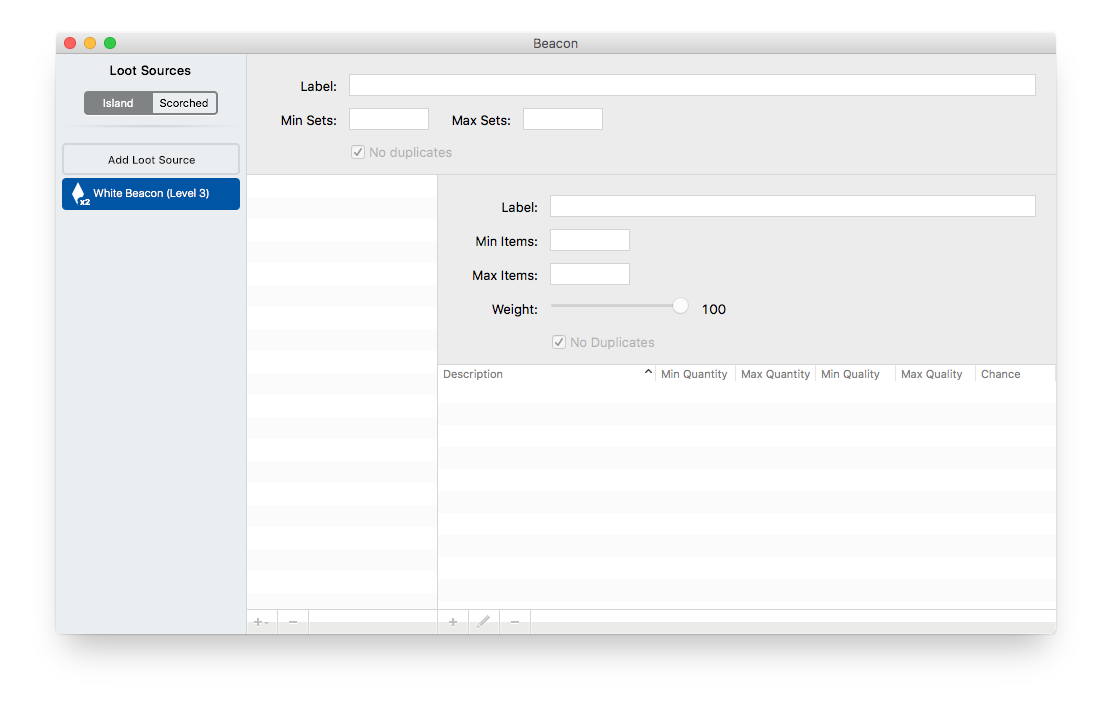
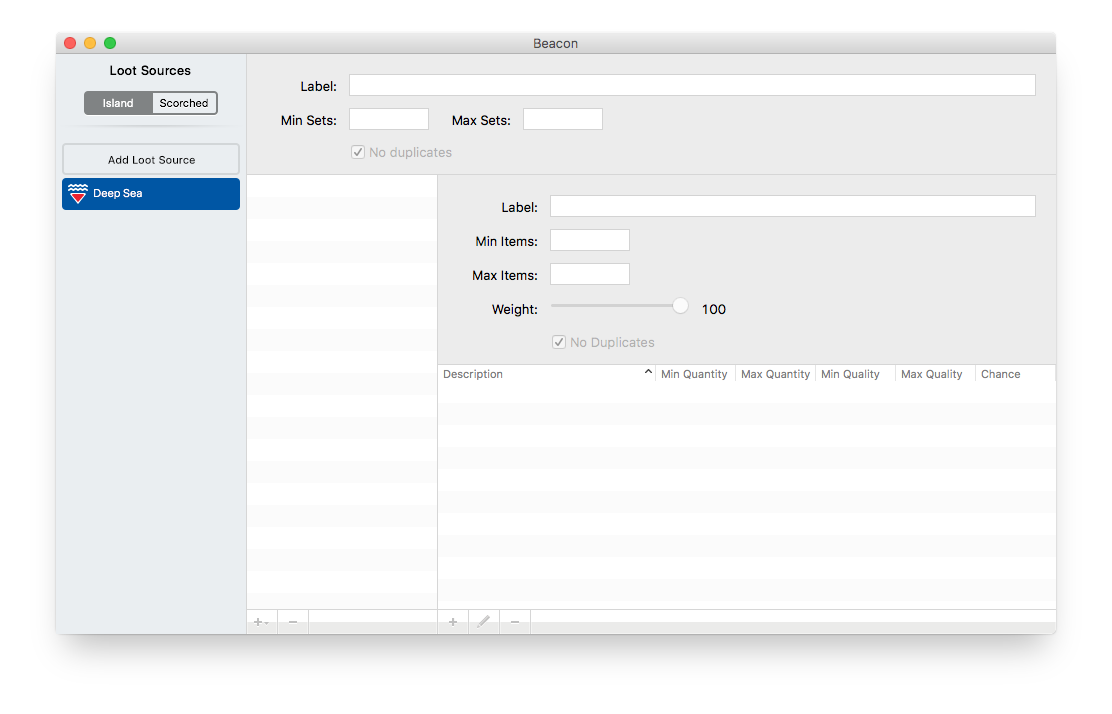
Before/after of a (1112, 714) layered artwork. What changed in the layer stack:
added layer "Layer 2" in group "Source Row" over (72, 194, 84, 202)
added layer "Layer 3" in group "Source Row" over (68, 184, 88, 204)
hid "x2" over (80, 199, 90, 205)
renamed "White Beacon (Level 3)" to "Deep Sea", painted on it over (93, 188, 209, 199)
hid "Shape 1" over (72, 182, 84, 206)
